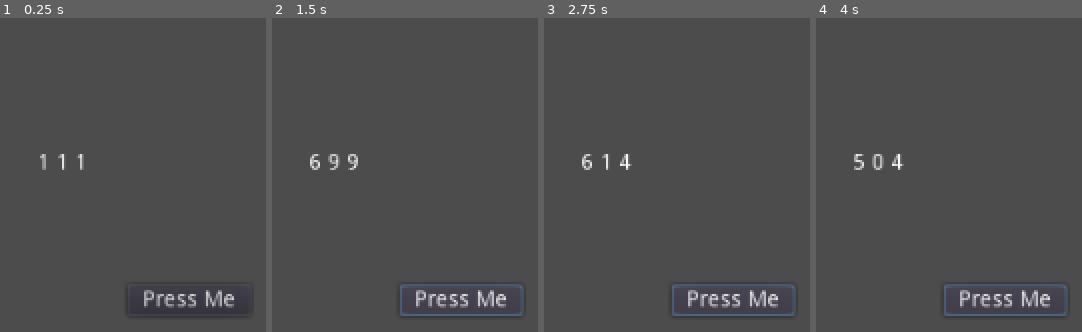
Above: before the commit, frames 1-4 (left to right).
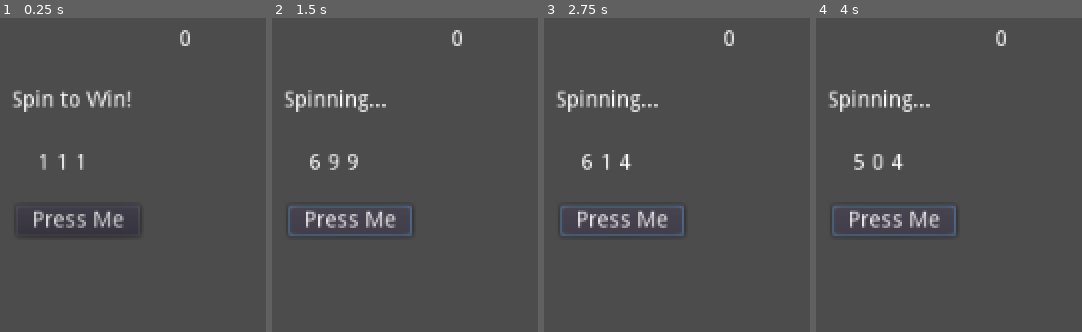
Above: after the commit, the same moments.

Repository: marshallcouch/prototypes
Game: Godot game, scene res://SlotMachine.tscn
Same seed, same stepped clock (60 frames per second), same inputs: the game is played once before the commit and once after it.
Inputs:
- Up to frame 1 (0.25 s): no input
- Up to frame 2 (1.5 s): click "Press Me" at 0.5 s; click "Press Me" at 1.25 s
- Up to frame 3 (2.75 s): click "Press Me" at 2 s
- Up to frame 4 (4 s): tap Enter at 2.75 s; tap Space at 3.5 s

The runs differ from the first frame. In frame 1, 3.5% of the frame differs, in the area x 4-92%, y 3-95%; in frame 2, 4.4%, in the area x 4-94%, y 3-95%; in frame 3, 4.4%; in frame 4, 4.4%.

Commit message:
terrible code, but it works.  silly little slot machine.  don't know why i felt compelled to do this...

Diff:
--- a/slot_machine/SlotMachine.gd
+++ b/slot_machine/SlotMachine.gd
@@ -1,7 +1,8 @@
 extends Node2D
 
 var slots_spinning = [false, false, false]
-
+var score = 0
+var max_wrap = 9
 # Called when the node enters the scene tree for the first time.
 func _ready() -> void:
 	pass # Replace with function body.
@@ -12,17 +13,17 @@
 	var slot2 = int($SlotsLayout/SlotContainer2/slot_text.text)
 	var slot3 = int($SlotsLayout/SlotContainer3/slot_text.text)
 	if slots_spinning[0]:
-		if slot1 == 9:
+		if slot1 == max_wrap:
 			 $SlotsLayout/SlotContainer1/slot_text.text = str(0)
 		else:
 			$SlotsLayout/SlotContainer1/slot_text.text = str(slot1 + 1)
 	if slots_spinning[1]:
-			if slot2 == 9:
+			if slot2 == max_wrap:
 				 $SlotsLayout/SlotContainer2/slot_text.text = str(0)
 			else:
 				$SlotsLayout/SlotContainer2/slot_text.text = str(slot2 + 1)
 	if slots_spinning[2]:
-			if slot3 == 9:
+			if slot3 == max_wrap:
 				 $SlotsLayout/SlotContainer3/slot_text.text = str(0)
 			else:
 				$SlotsLayout/SlotContainer3/slot_text.text = str(slot3 + 1)
@@ -38,7 +39,55 @@
 		return
 	elif slots_spinning[2]:
 		slots_spinning[2] = false
+		set_outcome()
 		return
 	else:
 		for i in range(0,3):
 			slots_spinning[i]= true;
+			$outcome.text = "Spinning..."
+
+
+func set_outcome() -> void:
+	var slot1 = int($SlotsLayout/SlotContainer1/slot_text.text)
+	var slot2 = int($SlotsLayout/SlotContainer2/slot_text.text)
+	var slot3 = int($SlotsLayout/SlotContainer3/slot_text.text)
+	var slots = [slot1, slot2, slot3]
+
+	if slot1 == slot2:
+		if slot2 == slot3:
+			if slot1 == 7:
+				$outcome.text = "Top Catch!!!"
+				score += 20
+				$score.text = str(score)
+				return
+			else:
+				$outcome.text = "Not Bad!"
+				score += 10
+				$score.text = str(score)
+				return
+
+
+	if slot1 == slot2 + 1:
+		if slot2 == slot3 + 1:
+			$outcome.text = "Positive Run!"
+			score += 5
+			$score.text = str(score)
+
+			return
+
+	if slot1 == slot2 - 1:
+		if slot2 == slot3 - 1:
+			$outcome.text = "Positive Run!"
+			score += 5
+			$score.text = str(score)
+
+			return
+
+	if slot1 == slot2 or slot1 == slot3 or slot3 == slot2:
+			$outcome.text = "Two Pair!"
+			score += 2
+			$score.text = str(score)
+			return
+
+
+	$outcome.text = "Better luck next time!"
--- a/slot_machine/SlotMachine.tscn
+++ b/slot_machine/SlotMachine.tscn
@@ -43,10 +43,24 @@
 text = "1"
 
 [node name="Button" type="Button" parent="."]
-margin_left = 58.0
-margin_top = 98.0
-margin_right = 137.0
-margin_bottom = 118.0
+margin_left = -13.0
+margin_top = 47.0
+margin_right = 66.0
+margin_bottom = 67.0
 text = "Press Me"
 
+[node name="outcome" type="Label" parent="."]
+margin_left = -16.0
+margin_top = -27.0
+margin_right = 61.0
+margin_bottom = -13.0
+text = "Spin to Win!"
+
+[node name="score" type="Label" parent="."]
+margin_left = 91.0
+margin_top = -66.0
+margin_right = 131.0
+margin_bottom = -48.0
+text = "0"
+
 [connection signal="button_down" from="Button" to="." method="_on_Button_button_down"]
